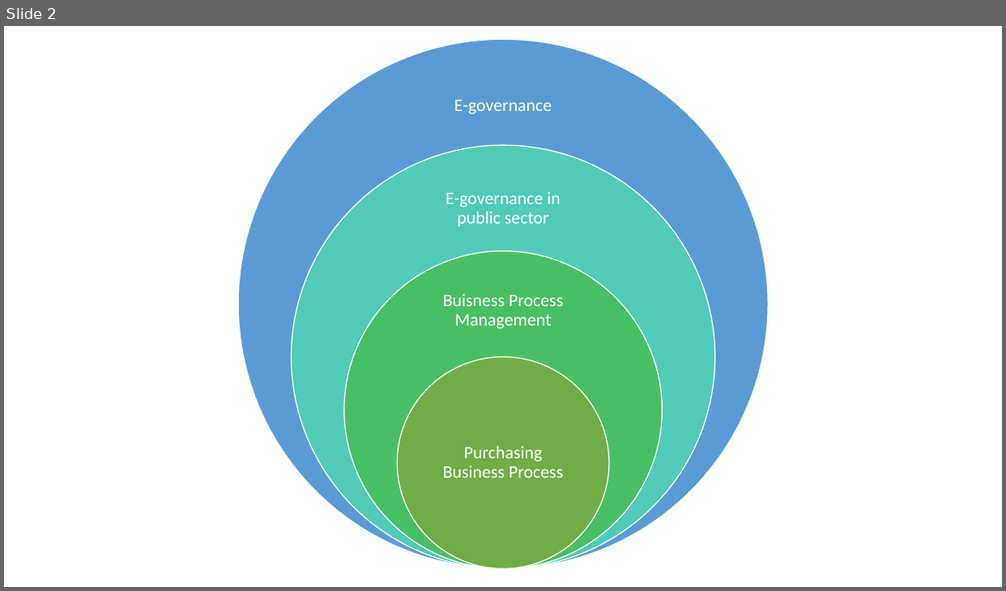
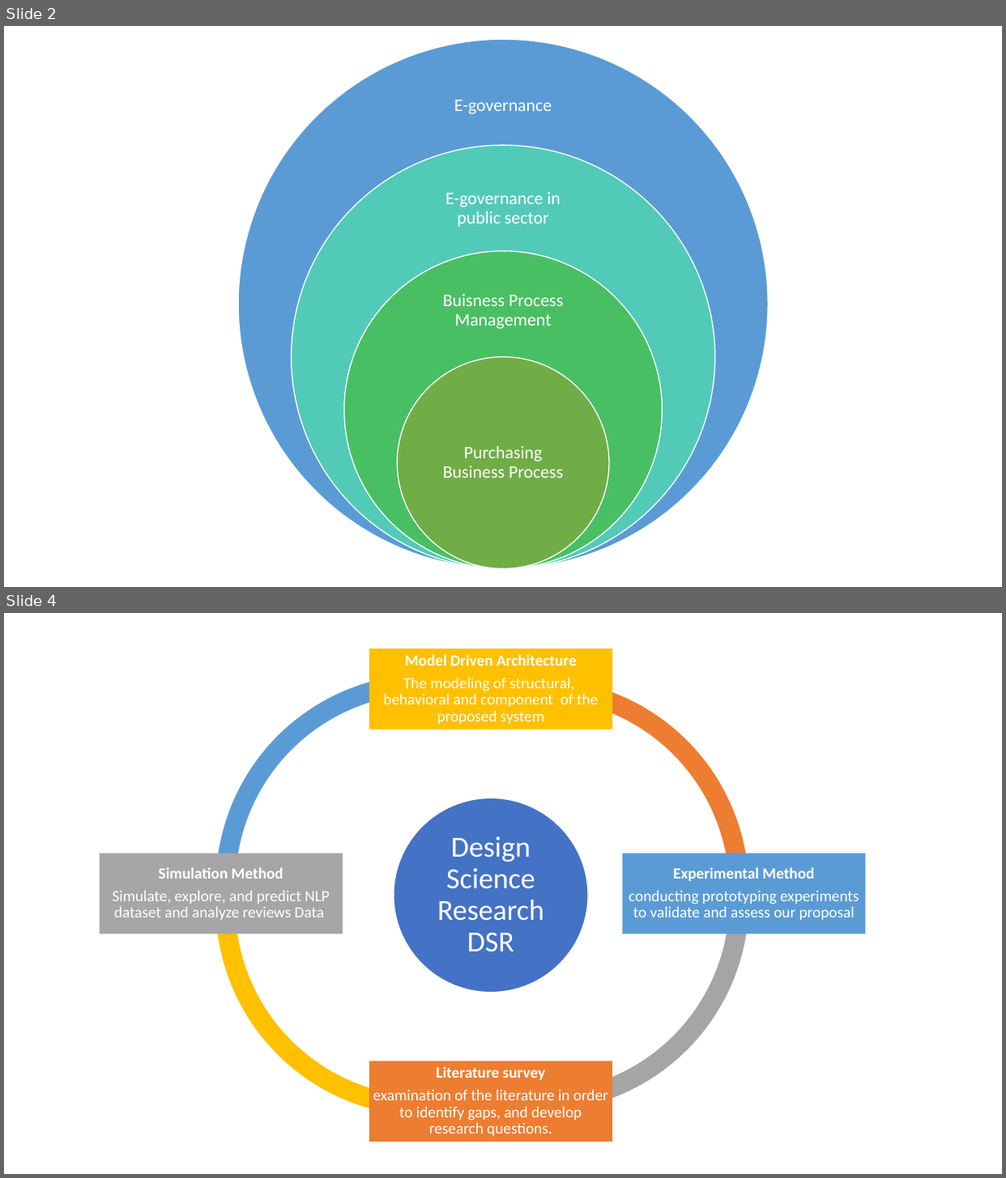
Before and after one commit to sakyoud-zakaria/manuscript, a slide deck: figures.pptx. Shown one above the other, each under a label of ours: slide 2 before the commit, slides 2 and 4 after it; the slides between them are not shown. The pictures are 1006x591 and 1006x1178 pixels, drawn with LibreOffice and Linux fonts; fonts in the diff are those of the drawing. Boxes give left, top, right and bottom in pixels: in the first picture for what was removed or moved away, otherwise in the second. Text is boxed around its words. In the diff, an @@ line names an element or a change of style, - is before the commit and + after.

```diff
--- a/figures.pptx
+++ b/figures.pptx
@@ slide 4 added at (x1=4, y1=613, x2=1002, y2=1174), background #FFFFFF @@
@@ group added at (x1=99, y1=649, x2=866, y2=1142): 5 texts, 4 arch (boxed as its full ring)s, 4 rectangles, 1 ellipse @@
+Design Science Research DSR
+Model Driven Architecture
+The modeling of structural, behavioral and component of the proposed system
+Experimental Method
+conducting prototyping experiments to validate and assess our proposal
+Literature survey
+examination of the literature in order to identify gaps, and develop research questions.
+Simulation Method
+Simulate, explore, and predict NLP dataset and analyze reviews Data
```
Also in this commit, not shown: 1 other slide added, 8 other files.
